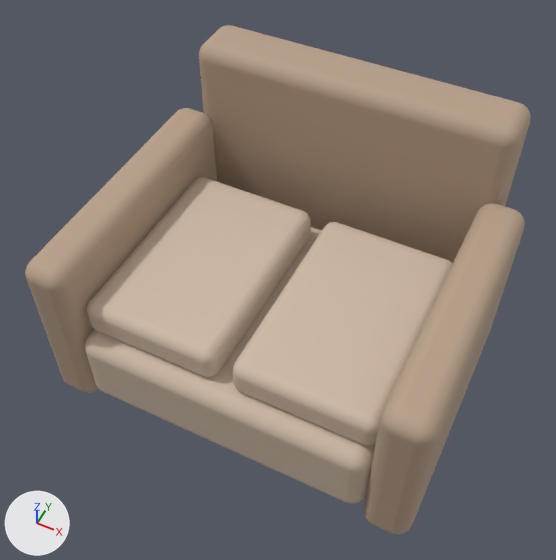
Before and after pictures for a commit that changed the glTF model public/planner-assets/models/sofa.glb.
Both versions are drawn from a camera (50 mm lens) standing at (0.566, -1.196, 1.904) and looking at (-0.018, -0.026, 0.442). Every picture has the same lights, and +X, +Y and +Z are marked at lower left. The older version comes first. Where no turn or scale is listed for an object, it has been applied to the vertices. Vertices at exactly the same position are counted once.
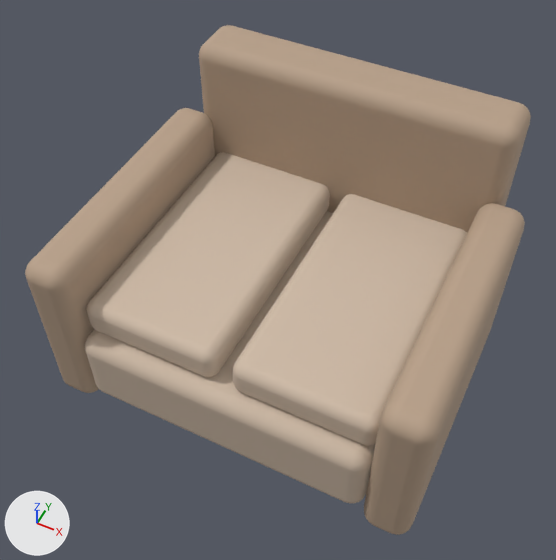
Where the newer file only moved an object's origin or applied its transform, the numbers keep the older frame.

Pixel boxes (x1, y1, x2, y2) of what changed, in the pictures (556 x 560 px; the box of a moved part takes in the faces that stretch with it):
'Mesh_5', reshaped (7% wider, 12% taller): before (233, 222, 452, 446); after (233, 194, 467, 446)
'Mesh_4', reshaped (8% wider, 12% taller): before (87, 177, 311, 377); after (87, 152, 330, 377)
'Mesh_0', reshaped: before (85, 227, 376, 503); after (85, 211, 376, 503)
part 1 of me_mesh_0, moved or reshaped (mostly hidden): before (90, 227, 376, 460); after (90, 211, 376, 460)
part 2 of me_mesh_4, moved or reshaped: before (199, 177, 311, 236); after (199, 152, 330, 236)
part 3 of me_mesh_5, moved or reshaped: before (318, 222, 452, 266); after (318, 194, 467, 266)

The edits, one by one:
me_mesh_0 is used by ob_mesh_0; location (0.0, -0.08, 0.3).
me_mesh_0 had 296 vertices, 588 faces and spanned x -0.38..0.38, y -0.32..0.32, z -0.11..0.11.
me_mesh_0 now has 296 vertices, 588 faces and spans x -0.38..0.38, y -0.32..0.4, z -0.11..0.11.
me_mesh_0 part 1: all 148 vertices in x -0.38..0.38, y 0.28..0.32, z -0.11..0.11 are moved by (0.0, 0.08, 0.0).
me_mesh_4 is used by ob_mesh_4; location (-0.2, -0.08, 0.45).
me_mesh_4 had 296 vertices, 588 faces and spanned x -0.18..0.18, y -0.275..0.275, z -0.05..0.05.
me_mesh_4 now has 296 vertices, 588 faces and spans x -0.18..0.18, y -0.275..0.4, z -0.05..0.05.
me_mesh_4 part 2: all 148 vertices in x -0.18..0.18, y 0.245..0.275, z -0.05..0.05 are moved by (0.0, 0.125, 0.0).
me_mesh_5 is used by ob_mesh_5; location (0.2, -0.08, 0.45).
me_mesh_5 had 296 vertices, 588 faces and spanned x -0.18..0.18, y -0.275..0.275, z -0.05..0.05.
me_mesh_5 now has 296 vertices, 588 faces and spans x -0.18..0.18, y -0.275..0.4, z -0.05..0.05.
me_mesh_5 part 3: all 148 vertices in x -0.18..0.18, y 0.245..0.275, z -0.05..0.05 are moved by (0.0, 0.125, 0.0).
